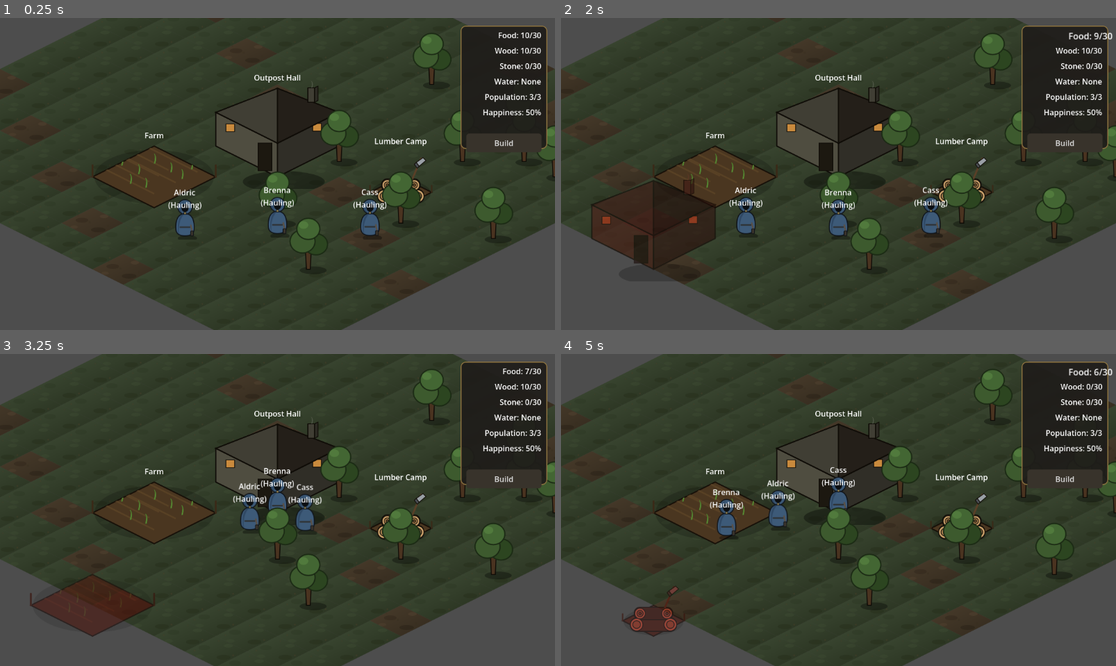
Above: before the commit, frames 1-4 (two rows, left to right).
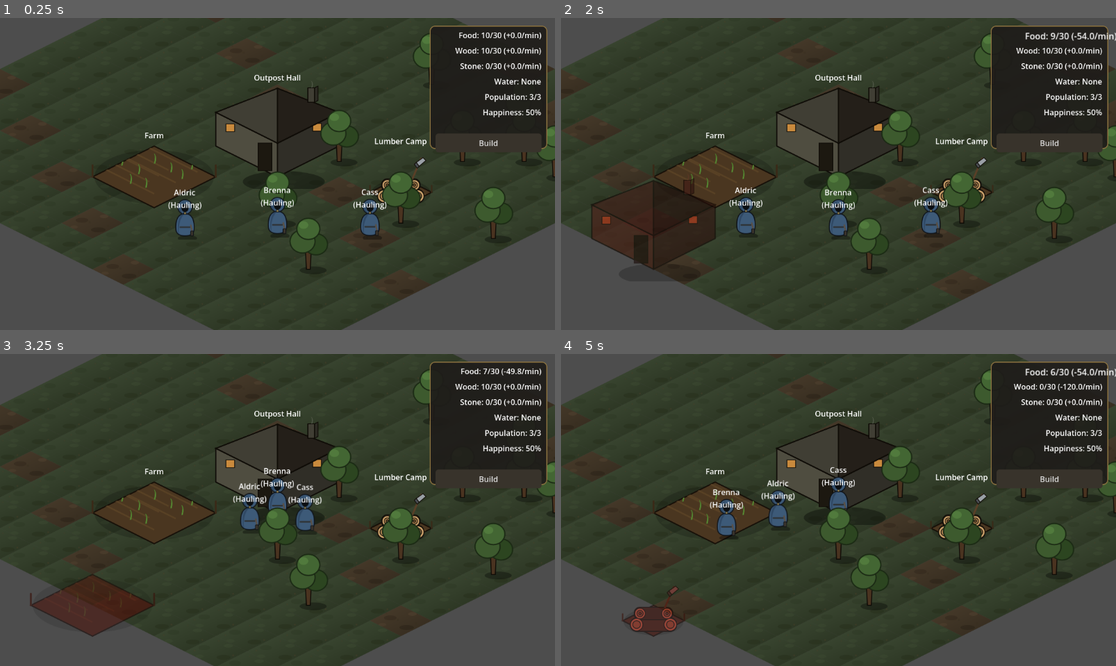
Above: after the commit, the same moments.

Repository: Quarles99/outpost_survival
Game: Godot game, scene res://scenes/base/Base.tscn
The game is run twice, just before and just after one commit, with the same random seed, the same clock (stepped at 60 frames per second) and the same inputs.
Inputs:
- Up to frame 1 (0.25 s): no input
- Up to frame 2 (2 s): click "Build" at 0.5 s; click "[1] Outpost Hall (20 Wood)" at 1.25 s
- Up to frame 3 (3.25 s): click "Build" at 2 s; click "[2] Farm (6 Wood)" at 2.75 s
- Up to frame 4 (5 s): click "Build" at 3.5 s; click "[3] Lumber Camp (5 Wood)" at 4.25 s

The runs differ from the first frame. In frame 1, 2.5% of the frame differs, in the area x 77-98%, y 2-43%; in frame 2, 2.6%; in frame 3, 2.5%; in frame 4, 2.6%, in the area x 77-100%, y 2-43%.

Commit message:
Fix recruit save/load identity, add HUD income/minute readout
Post-review fix (found after the recruitment commit landed): saved
citizens were matched by character_name, which RecruitCatalog's small
name pool can collide on, and a load never removed a citizen recruited
after the loaded save was made. CharacterData now carries a stable id
that save/load matches on instead, with a live citizen lacking a save
match now removed (symmetric to a missing one being recreated).

Also adds a rolling income/minute readout next to Food/Wood/Stone on the
HUD, computed from a 60s trailing window of resource-pool snapshots in
GameState so bursty haul-trip deposits read as a steady rate rather than
spiking and dropping.

Co-Authored-By: Claude Sonnet 5 <noreply@anthropic.com>

Diff:
--- a/autoload/game_state.gd
+++ b/autoload/game_state.gd
@@ -54,6 +54,16 @@
 
 var _consumption_timer: Timer
 
+## Rolling history of resource-pool snapshots, used to compute an income/min
+## readout for the HUD. Sampled on its own timer rather than piggybacking on
+## every add_resource() call, since production arrives in bursty haul-trip
+## chunks (see character.gd) - what matters for a "rate" reading is the net
+## change over a real time window, not the size of any single deposit.
+const INCOME_SAMPLE_INTERVAL := 1.0
+const INCOME_WINDOW_SECONDS := 60.0
+var _income_history: Array[Dictionary] = []
+var _income_sample_timer: Timer
+
 
 func _ready() -> void:
 	_consumption_timer = Timer.new()
@@ -61,6 +71,13 @@
 	_consumption_timer.timeout.connect(_on_consumption_timeout)
 	add_child(_consumption_timer)
 	_consumption_timer.start()
+
+	_income_sample_timer = Timer.new()
+	_income_sample_timer.wait_time = INCOME_SAMPLE_INTERVAL
+	_income_sample_timer.timeout.connect(_sample_income_history)
+	add_child(_income_sample_timer)
+	_income_sample_timer.start()
+	_sample_income_history()
 
 
 func _on_consumption_timeout() -> void:
@@ -117,3 +134,26 @@
 func add_storage_capacity(amount: float) -> void:
 	storage_capacity += amount
 	storage_capacity_changed.emit(storage_capacity)
+
+
+func _sample_income_history() -> void:
+	_income_history.append({"time": Time.get_ticks_msec() / 1000.0, "resources": resources.duplicate()})
+	while _income_history.size() > 1 and Time.get_ticks_msec() / 1000.0 - _income_history[0]["time"] > INCOME_WINDOW_SECONDS:
+		_income_history.pop_front()
+
+
+## Net change in `resource_name` per minute, measured over however much of
+## the trailing INCOME_WINDOW_SECONDS window has elapsed so far (shorter
+## just after boot). This is net income into the stockpile, not gross
+## production - a workstation whose output is being lost to a full storage
+## cap (see storage_capacity docs above) won't show up here, since nothing
+## actually reached the resource pool.
+func get_income_per_minute(resource_name: String) -> float:
+	if _income_history.is_empty():
+		return 0.0
+	var oldest: Dictionary = _income_history[0]
+	var elapsed: float = Time.get_ticks_msec() / 1000.0 - oldest["time"]
+	if elapsed <= 0.0:
+		return 0.0
+	var delta: float = resources.get(resource_name, 0.0) - (oldest["resources"] as Dictionary).get(resource_name, 0.0)
+	return delta / elapsed * 60.0
--- a/scenes/ui/HUD.tscn
+++ b/scenes/ui/HUD.tscn
@@ -10,7 +10,7 @@
 theme = ExtResource("2")
 anchor_left = 1.0
 anchor_right = 1.0
-offset_left = -196.0
+offset_left = -260.0
 offset_top = 16.0
 offset_right = -16.0
 offset_bottom = 272.0
@@ -23,7 +23,7 @@
 [node name="FoodLabel" type="Label" parent="Control"]
 offset_left = 12.0
 offset_top = 8.0
-offset_right = 168.0
+offset_right = 232.0
 offset_bottom = 36.0
 text = "Food: 0"
 horizontal_alignment = 2
@@ -31,7 +31,7 @@
 [node name="WoodLabel" type="Label" parent="Control"]
 offset_left = 12.0
 offset_top = 40.0
-offset_right = 168.0
+offset_right = 232.0
 offset_bottom = 68.0
 text = "Wood: 0"
 horizontal_alignment = 2
@@ -39,7 +39,7 @@
 [node name="StoneLabel" type="Label" parent="Control"]
 offset_left = 12.0
 offset_top = 72.0
-offset_right = 168.0
+offset_right = 232.0
 offset_bottom = 100.0
 text = "Stone: 0"
 horizontal_alignment = 2
@@ -47,7 +47,7 @@
 [node name="WaterLabel" type="Label" parent="Control"]
 offset_left = 12.0
 offset_top = 104.0
-offset_right = 168.0
+offset_right = 232.0
 offset_bottom = 132.0
 text = "Water: None"
 horizontal_alignment = 2
@@ -55,7 +55,7 @@
 [node name="PopulationLabel" type="Label" parent="Control"]
 offset_left = 12.0
 offset_top = 136.0
-offset_right = 168.0
+offset_right = 232.0
 offset_bottom = 164.0
 text = "Population: 0/0"
 horizontal_alignment = 2
@@ -63,7 +63,7 @@
 [node name="HappinessLabel" type="Label" parent="Control"]
 offset_left = 12.0
 offset_top = 168.0
-offset_right = 168.0
+offset_right = 232.0
 offset_bottom = 196.0
 text = "Happiness: 50%"
 horizontal_alignment = 2
@@ -71,7 +71,7 @@
 [node name="BuildButton" type="Button" parent="Control"]
 offset_left = 12.0
 offset_top = 224.0
-offset_right = 168.0
+offset_right = 232.0
 offset_bottom = 256.0
 text = "Build"
 
--- a/scripts/base.gd
+++ b/scripts/base.gd
@@ -94,6 +94,12 @@
 
 	for character in characters:
 		character.drag_started.connect(_on_character_drag_started)
+		## The 3 starting citizens' .tres resources predate the id field -
+		## backfill a stable one (their node name is unique and never
+		## changes) rather than leaving it empty, which would make them
+		## indistinguishable from each other for save/load matching.
+		if character.data.id.is_empty():
+			character.data.id = character.name
 
 	task_panel.task_selected.connect(_on_task_selected)
 	task_panel.idle_selected.connect(_on_idle_selected)
@@ -370,9 +376,14 @@
 ## whether that applies (a fresh recruit does both; _restore_characters
 ## recreating a missing citizen from a save does neither, since the saved
 ## population_count already accounts for them).
-func _spawn_character(character_name: String, spawn_position: Vector2) -> Character:
+## `id` lets a caller pin the save/load identity (used when recreating a
+## citizen from a save entry); left empty, a fresh one is generated - two
+## recruits can share a display name (RecruitCatalog's pool is small) but
+## must never share an id, since save/load matches on id, not name.
+func _spawn_character(character_name: String, spawn_position: Vector2, id: String = "") -> Character:
 	var data := CharacterData.new()
 	data.character_name = character_name
+	data.id = id if not id.is_empty() else "citizen_%d_%d" % [Time.get_ticks_usec(), randi()]
 	var character: Character = CHARACTER_SCENE.instantiate()
 	character.data = data
 	character.position = spawn_position
@@ -577,12 +588,11 @@
 	_restore_post_buffers(data.get("post_buffers", {}))
 	_restore_characters(data.get("characters", []))
 
-	## Reconcile against reality rather than trusting the saved number: a
-	## citizen who left (permanently) during the current session can't be
-	## un-departed by loading an older save that still had them, so
-	## `characters` may now be smaller than data["population_count"]. With
-	## no recruitment system yet, every citizen is exactly one Character
-	## node, so population_count should always equal characters.size().
+	## Safety net, not the primary source of truth: _restore_characters
+	## above already adds/removes citizens to exactly match the save's
+	## entries, so characters.size() should already equal the saved
+	## population_count. This just keeps the count honest if the two ever
+	## disagree (e.g. a hand-edited save file).
 	if GameState.population_count != characters.size():
 		GameState.population_count = characters.size()
 		GameState.population_changed.emit(GameState.population_count, GameState.population_capacity)
@@ -692,6 +702,7 @@
 		if character.assigned_post and character.assigned_post.has_meta("save_id"):
 			save_id = character.assigned_post.get_meta("save_id")
 		out.append({
+			"id": character.data.id,
 			"name": character.data.character_name,
 			"skill_xp": character.data.skill_xp.duplicate(),
 			"happiness": character.data.happiness,
@@ -701,29 +712,53 @@
 	return out
 
 
-## Matched by character_name against whoever's currently in `characters`. A
-## saved entry with no live match is recreated via _spawn_character rather
+## Matched by CharacterData.id, not character_name - RecruitCatalog draws
+## from a small procedural name pool, so two live citizens can end up
+## sharing a display name, and name-based matching would silently misapply
+## one citizen's saved data to the other. Saves written before `id` existed
+## have no "id" field; those fall back to matching by name (best-effort
+## one-time migration, not relied on going forward).
+## A saved entry with no live match is recreated via _spawn_character rather
 ## than silently dropped - this covers both a recruit that doesn't exist yet
 ## on a fresh game boot (only Aldric/Brenna/Cass start in the scene file)
 ## and a citizen who left after the save being loaded was made (loading is
 ## reverting to that point in time, so they should come back, same as any
-## other town state a load reverts). _spawn_character deliberately doesn't
-## touch population_count/spend anything - the save's wholesale
+## other town state a load reverts). Symmetrically, a *live* citizen with no
+## matching save entry didn't exist yet at the point this save was made
+## (e.g. recruited after it) and is removed. _spawn_character deliberately
+## doesn't touch population_count/spend anything - the save's wholesale
 ## population_count already accounts for every entry being restored here.
 func _restore_characters(entries: Array) -> void:
+	var by_id := {}
 	var by_name := {}
 	for character in characters:
+		by_id[character.data.id] = character
 		by_name[character.data.character_name] = character
 
+	var matched_ids := {}
 	for entry in entries:
+		var entry_id: String = entry.get("id", "")
 		var entry_name: String = entry.get("name", "")
-		var character: Character = by_name.get(entry_name)
+		var character: Character = by_id.get(entry_id) if not entry_id.is_empty() else by_name.get(entry_name)
 		if not character:
-			character = _spawn_character(entry_name, $OutpostHall.get_stockpile_spot())
+			character = _spawn_character(entry_name, $OutpostHall.get_stockpile_spot(), entry_id)
+		if not entry_id.is_empty():
+			character.data.id = entry_id
+		character.data.character_name = entry_name
 		character.data.skill_xp = (entry.get("skill_xp", {}) as Dictionary).duplicate()
 		character.data.happiness = float(entry.get("happiness", character.data.happiness))
 		character.data.unhappy_streak = int(entry.get("unhappy_streak", 0))
 		character.assign_to(_post_by_save_id(entry.get("assigned_save_id", "")))
+		matched_ids[character.data.id] = true
+
+	## Any live citizen not accounted for above didn't exist at the point
+	## this save was made - remove them so loading actually reverts state
+	## rather than only ever adding citizens back.
+	for character in characters.duplicate():
+		if not matched_ids.has(character.data.id):
+			character.leave()
+			characters.erase(character)
+			character.queue_free()
 
 
 func _post_by_save_id(save_id: String) -> Node:
--- a/scripts/character_data.gd
+++ b/scripts/character_data.gd
@@ -1,6 +1,11 @@
 extends Resource
 class_name CharacterData
 
+## Stable save/load identity, distinct from character_name - recruited
+## citizens are drawn from a small procedural name pool (see RecruitCatalog)
+## so two live citizens can end up sharing a display name. Empty for the 3
+## hand-authored .tres characters until Base._ready() backfills one.
+@export var id: String = ""
 @export var character_name: String = ""
 ## skill_id (e.g. "farming", "lumberjacking") -> cumulative xp earned in it.
 ## Untracked skills default to 0 xp / level 1 rather than needing an entry.
--- a/scripts/hud.gd
+++ b/scripts/hud.gd
@@ -15,10 +15,13 @@
 @onready var build_button: Button = $Control/BuildButton
 @onready var save_indicator: Label = $SaveIndicator
 
+const RATE_REFRESH_INTERVAL := 1.0
+
 var _resource_labels: Dictionary = {}
 var _displayed := {"food": 0.0, "wood": 0.0, "stone": 0.0}
 var _count_tweens := {}
 var _save_indicator_tween: Tween
+var _rate_timer: Timer
 
 
 func _ready() -> void:
@@ -39,6 +42,12 @@
 	_set_population(GameState.population_count, GameState.population_capacity)
 	_set_water(GameState.has_water())
 	save_indicator.modulate.a = 0.0
+
+	_rate_timer = Timer.new()
+	_rate_timer.wait_time = RATE_REFRESH_INTERVAL
+	_rate_timer.timeout.connect(_refresh_rates)
+	add_child(_rate_timer)
+	_rate_timer.start()
 
 
 ## Transient status text (e.g. "Saved"/"Loaded") - fades in, holds, fades out.
@@ -74,10 +83,25 @@
 
 func _set_display(resource_name: String, value: float) -> void:
 	_displayed[resource_name] = value
+	_update_label_text(resource_name)
+
+
+## Rebuilds a resource label's full text (amount + rate) without touching
+## _displayed - called both when the amount changes (_set_display) and on
+## the independent per-second rate refresh, so the rate updates smoothly
+## even while the amount itself is momentarily unchanged.
+func _update_label_text(resource_name: String) -> void:
 	var label: Label = _resource_labels.get(resource_name)
 	if not label:
 		return
-	label.text = "%s: %d/%d" % [resource_name.capitalize(), value, GameState.storage_capacity]
+	var value: float = _displayed[resource_name]
+	var rate := GameState.get_income_per_minute(resource_name)
+	label.text = "%s: %d/%d (%s%.1f/min)" % [resource_name.capitalize(), value, GameState.storage_capacity, "+" if rate >= 0.0 else "", rate]
+
+
+func _refresh_rates() -> void:
+	for resource_name in _resource_labels:
+		_update_label_text(resource_name)
 
 
 func _punch(resource_name: String) -> void:
Not shown, changed: Implement_Next.txt
Not shown, changed: docs/mechanics.md
Not shown, changed: docs/stats.md
